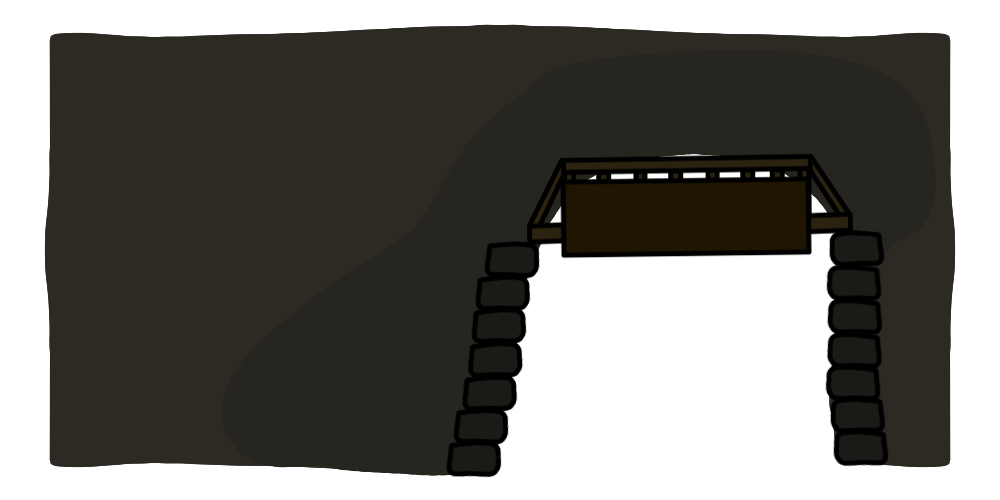
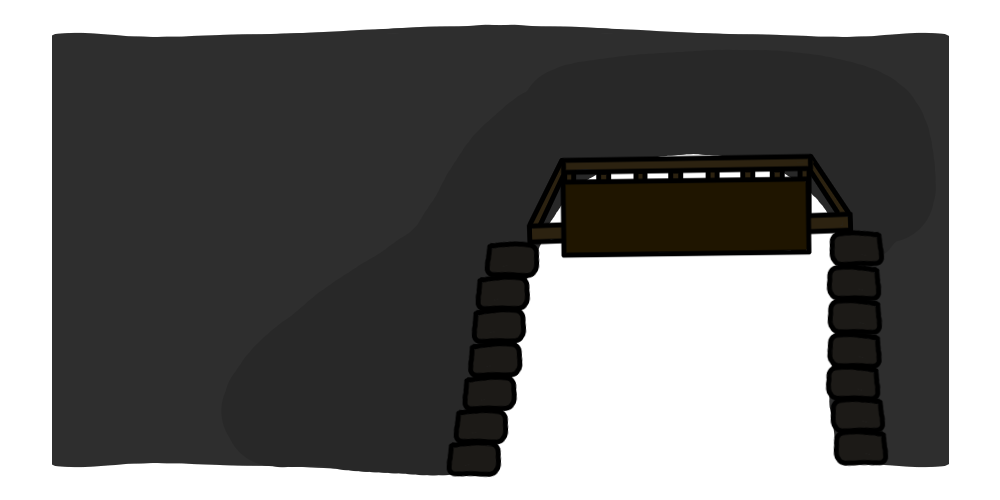
Comparing the layer stacks of the two 1000×500 images. Changes:
painted on "Warstwa malowania 2" over (221, 49, 936, 476)
painted on "Warstwa malowania 1" over (44, 24, 956, 475)
